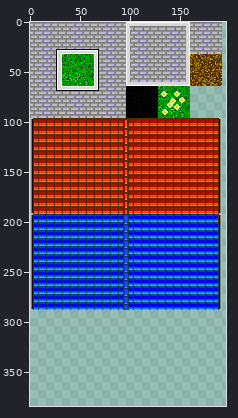
Two states of a sprite sheet, img/overworld/overworld_tileset.png. Above: a wide view before the commit, with the close-up outlined.
Close-up. Before the edit:
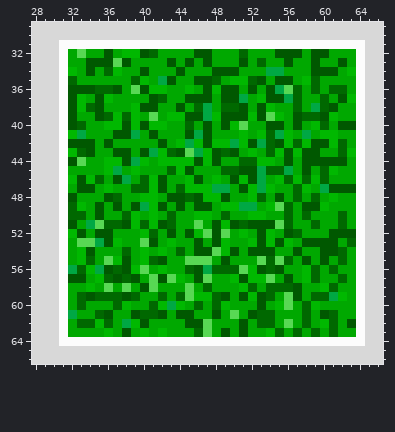
The file is 256x384 pixels. Shown: x 28..66, y 29..66. The wide view leaves out empty margins. The commit also changed other parts of the picture, which this record leaves out.
New version:
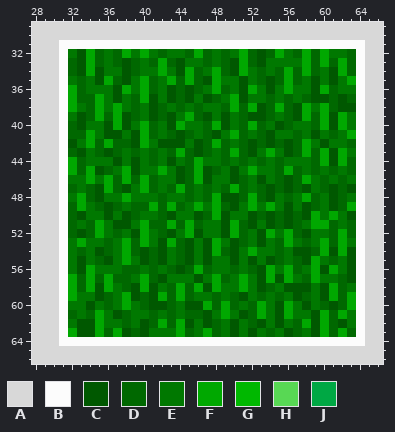
Palette (. is transparent): A #d8d8d8  B #fcfcfc  C #005800  D #006800  E #007800  F #00a800  G #00b800  H #58d854  J #00a844
Change:
@@ x 28..66 @@
 31 AAABBBBBBBBBBBBBBBBBBBBBBBBBBBBBBBBBBAA
-32 AAABFHFFCFGGCDFFFFCCFFFDFFFCCCFCCFFFBAA
-33 AAABFFCCCHCFFFFCFCFCFFFCFDFFCFFCFFCFBAA
-34 AAABGFCFDGFFCFFFCFFFCCCFFFJJFFFCCCFGBAA
-35 AAABDFFFFFFDGFJCFFCCDFGGDCFCCFGDFFFFBAA
-36 AAABCCCDDCFHCGGFFGFCGCCFCFCJHDFDFDDFBAA
-37 AAABCGFCGFFFFCDFFCCCFCCJFGCCJDFFDFCGBAA
-38 AAABCGDCFFFGCCFFCFDJFDDCFCGFFDFJDCFFBAA
-39 AAABCFFCDGDGFHFGGCCJGCCCGCHGFCDDCGFFBAA
-40 AAABCDFFGGCGCGGFFDFCFCGHFFCCFCFGDFCCBAA
-41 AAABGJFFFCCJFCFFFCJCFFFGFGDJGFJFGGFFBAA
-42 AAABCCCFCFFFFFCFGJGCGGJGCJDCGDGCCGDFBAA
-43 AAABGDCFFCCFCJGDCHJGCDCFGFDGCGCCFFDGBAA
-44 AAABCHFFGGCJGFGGGGCGCFFDDGGFCFCCCCCFBAA
-45 AAABFFFFGJFGFFFDGCFFFDDCCJDDJFCFDGFFBAA
-46 AAABGCGDFCJFDGCFFGCFGFCGCJFGDGDGDFFFBAA
-47 AAABFCCFGFFDDGCFDGGGJJFCGJGFFDGFJCCCBAA
-48 AAABCFFFCDFFGGFCCDCGGCFFGDFCFDFDFGFFBAA
-49 AAABDGFCFCFCJGCFCFCCFGGJJFGHDFCCGFFFBAA
-50 AAABDDFCFFDGFGFDFFGGFDFFGGFFDFDFFFDFBAA
-51 AAABCFJHDDCGDGCDFFHFCGCDCCCHDFFDFFDFBAA
-52 AAABGCFCCFFFGDFCFCGHCHFGFCGFCDFFFCCCBAA
-53 AAABFHHJCGFFHCFGFFCFCGFFGCGCGFCCCCFDBAA
-54 AAABFGCFFFDFGFGFDFCCHGCFCCCFFCFFCCDFBAA
-55 AAABFGDFHGCFGDCFFHHHFCFFFHDHDFCFCFDFBAA
-56 AAABJDGJCDCGHFGFFDCJDDDHGCDCFFGDFDFFBAA
-57 AAABCCFGDCDCFHCHGFCHFFGCGGHFCFGDFFDFBAA
-58 AAABFFGFHFHFCHFFFHFDFFFGDFDDDCFFGDFFBAA
-59 AAABFDCDDDCDFFDFDHGGDCFCGCDFHCFDDJGFBAA
-60 AAABFDFFFDGFFDGJGFDFDGFFFCFGHFDGFFFFBAA
-61 AAABJFFDCFFCDDCFCCFFCFHFCDDFFFDFCDFFBAA
-62 AAABFDDGDFJGCFFFFCCHFFFCFDDFHFDFGDFCBAA
-63 AAABFFFFGFCFGFGFFFDHFCFCFFGDFDFDFDFFBAA
+32 AAABECFDEDFEFEDEEDFDEDEFDCDFEDFDFEEDBAA
+33 AAABDCFDEDCDEDFDCEEDEDCFDCEEEEFDFDFDBAA
+34 AAABDCFCEECDEEFECFDEFDCFEDEDFDFDECFDBAA
+35 AAABEDECFDCEFDEFDFDCFEECEDCDFDECECEFBAA
+36 AAABFDEEECFEFDECDCDEFDECFECEFEECFDEEBAA
+37 AAABFDDFECEDFCECDCECDEFCEEDEDEDCCDCDBAA
+38 AAABFEDFEFEDECDEDEDEEDFDFCDFDCFEFDCCBAA
+39 AAABECDFDFCDECDCEFDCECEDCCDEDCFDFCFEBAA
+40 AAABDCEECFCEFDECFEEDFCEDFDECDEEDFCFEBAA
+41 AAABDDFECCECFDEDCDEDCEFDEDCEEDECEDEFBAA
+42 AAABCEFDFDDCFECCCECDFDEDCDCDCDFECEEDBAA
+43 AAABDCEDCDEDEDEDFDCDEDFDCEFECDFDFCFEBAA
+44 AAABFDEEECECEDECEDFEEDEDEDEDEEEDFCFDBAA
+45 AAABFDFCDEFCEEFECDFCDECEFEEDFDEDEDEDBAA
+46 AAABEEFEFDFDFDEECDFCEECDECEDCDFEDEDEBAA
+47 AAABDEDCFDCEFDEDFDEDEDFDEDCDCDCEDCDCBAA
+48 AAABEFDCEEFEEEDEEDEDFCCDFDCEDEFDECDEBAA
+49 AAABDFEDCDEDDFDFDEFEFDCEFEFECECDECDFBAA
+50 AAABDCEECECDEEDCEECDFCEECDCDCDCFEFECBAA
+51 AAABDEDFECCEFDDFDFDEECFDCECDCDEFFDEDBAA
+52 AAABDCDFEDECFEDCEFCEECFDECFEFDCEEDFDBAA
+53 AAABEFEEDEFDFECFDCECFECDECEDFEDEFDFEBAA
+54 AAABEDECDEFDCDCEDCECFDCEFEEDECCDFCFCBAA
+55 AAABECEDCEFECDCEDCECEECECECDEDCFEDECBAA
+56 AAABECFEEEDDEDEDCDFDEEDEDCFEFDEFCFECBAA
+57 AAABFDFDFDDEFDCEEECEFDEFECFCFEDFEEDCBAA
+58 AAABFDFCFEDCFCEDFDFCFEEFECDECCCECFDEBAA
+59 AAABFEECDEFCDCFDFDEEDEDCEDEDECDECFDFBAA
+60 AAABEECEDEFEDCCDECCFDFDEDFECFECEDCDFBAA
+61 AAABDEDFECDEEDEDEDDCEFECDFECFEECFDFEBAA
+62 AAABECCFEEDECDFDFCECDECEDCECEDFCFDCEBAA
+63 AAABFCCFDFCDCEEEFDEFDECECEDECDECFDFDBAA
 64 AAABBBBBBBBBBBBBBBBBBBBBBBBBBBBBBBBBBAA
Where, in picture pixels (left, top, right, bottom), the same in both close-ups:
changed: (68, 49, 356, 337)
